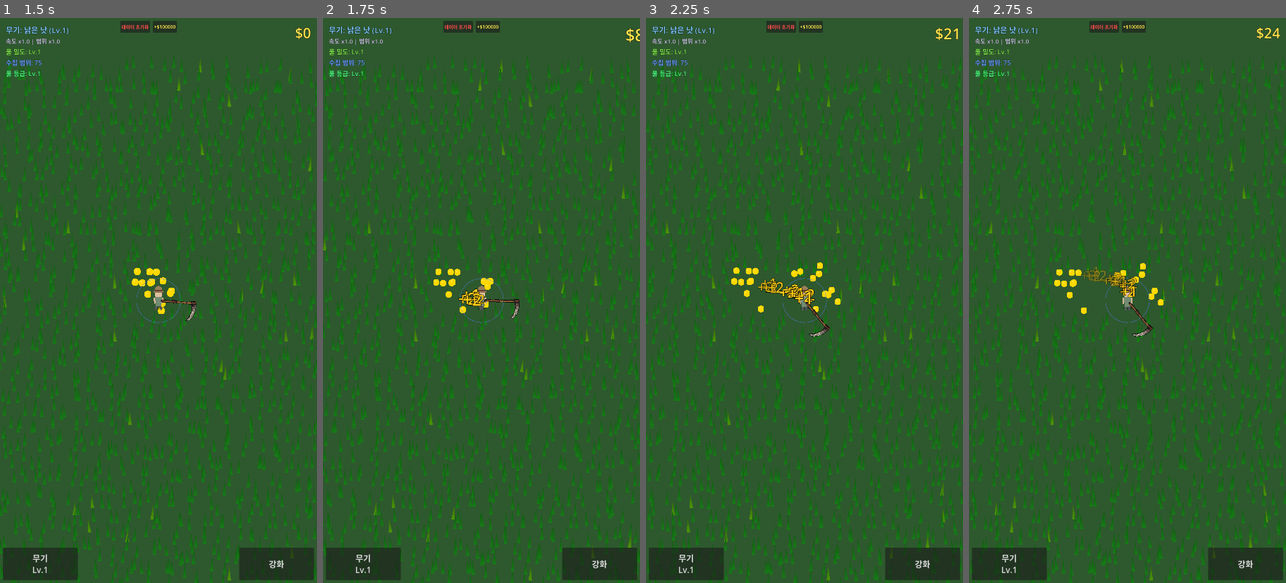
Above: before the commit, frames 1-4 (left to right).
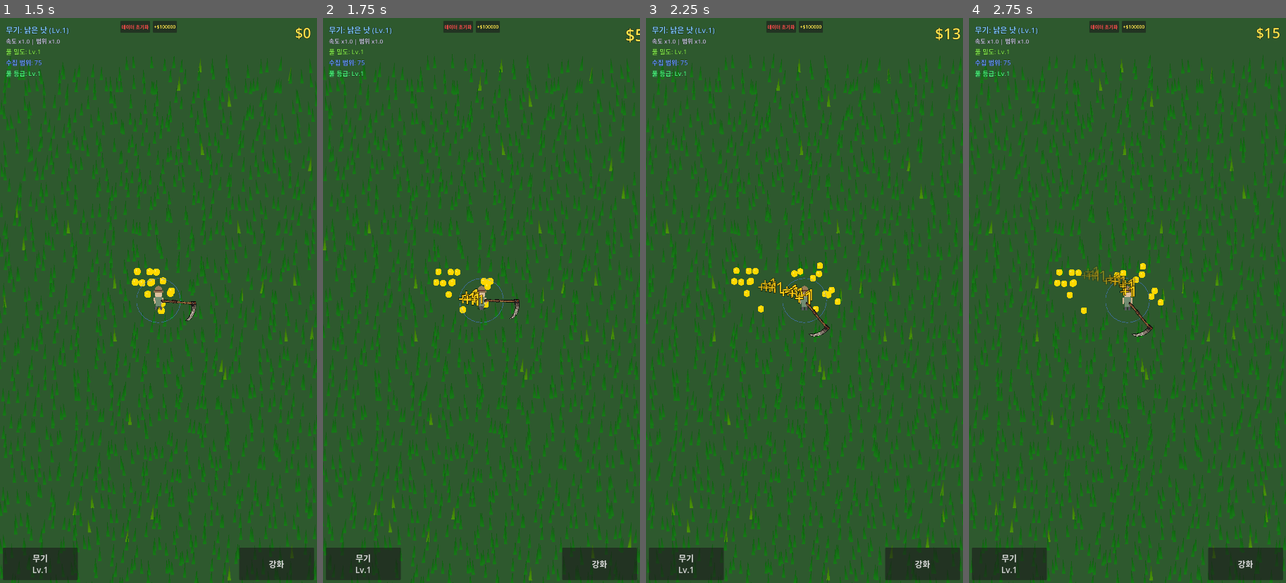
Above: after the commit, the same moments.

Repository: yellyB/game-kill_grass
Game: Godot game, scene res://scenes/ui/main_menu.tscn
The game is run twice, just before and just after one commit, with the same random seed, the same clock (stepped at 60 frames per second) and the same inputs.
Inputs (mouse positions are in pixels of both pictures, inside the frame that each line leads up to):
- Up to frame 1 (1.5 s): click "PLAY" at 0.5 s; move the mouse to (228, 272) at 1.27 s; hold D (move_right) from 1.28 s (still down); click (228, 272) at 1.42 s
- Up to frame 2 (1.75 s): keep holding D (move_right)
- Up to frame 3 (2.25 s): release D (move_right) at 2 s; drag from (741, 328) to (810, 300) at 2.02 s
- Up to frame 4 (2.75 s): no input

Frame 1 is identical in both runs. In frame 2, less than 0.1% of the frame differs, in the area x 45-100%, y 1-51%; in frame 3, 0.2%, in the area x 37-100%, y 1-51%; in frame 4, 0.2%.

Commit message:
Update grass rewards to fixed values and document grass system
- Fix drop values: 기본풀 1원, 강한풀 5원, 완전 센풀 30원
- Add grass tier table and spawn rate progression to plan.md
- Document MultiMesh rendering and GPU shader animation

Co-Authored-By: Claude Opus 4.5 <noreply@anthropic.com>

Diff:
--- a/autoload/game_manager.gd
+++ b/autoload/game_manager.gd
@@ -38,7 +38,7 @@
 	normal_grass.max_health = 1
 	normal_grass.regen_time = 3.0
 	normal_grass.min_drop_value = 1
-	normal_grass.max_drop_value = 2
+	normal_grass.max_drop_value = 1
 	normal_grass.drop_chance = 1.0
 	normal_grass.color = Color(0.3, 0.7, 0.3)
 	normal_grass.cut_color = Color(0.5, 0.4, 0.2)
@@ -49,7 +49,7 @@
 	tough_grass.max_health = 3
 	tough_grass.regen_time = 5.0
 	tough_grass.min_drop_value = 5
-	tough_grass.max_drop_value = 10
+	tough_grass.max_drop_value = 5
 	tough_grass.drop_chance = 1.0
 	tough_grass.color = Color(0.15, 0.5, 0.35)
 	tough_grass.cut_color = Color(0.3, 0.35, 0.25)
@@ -59,7 +59,7 @@
 	strong_grass.grass_name = "완전 센풀"
 	strong_grass.max_health = 6
 	strong_grass.regen_time = 8.0
-	strong_grass.min_drop_value = 15
+	strong_grass.min_drop_value = 30
 	strong_grass.max_drop_value = 30
 	strong_grass.drop_chance = 1.0
 	strong_grass.color = Color(0.1, 0.35, 0.5)
Not shown, changed: plan.md
